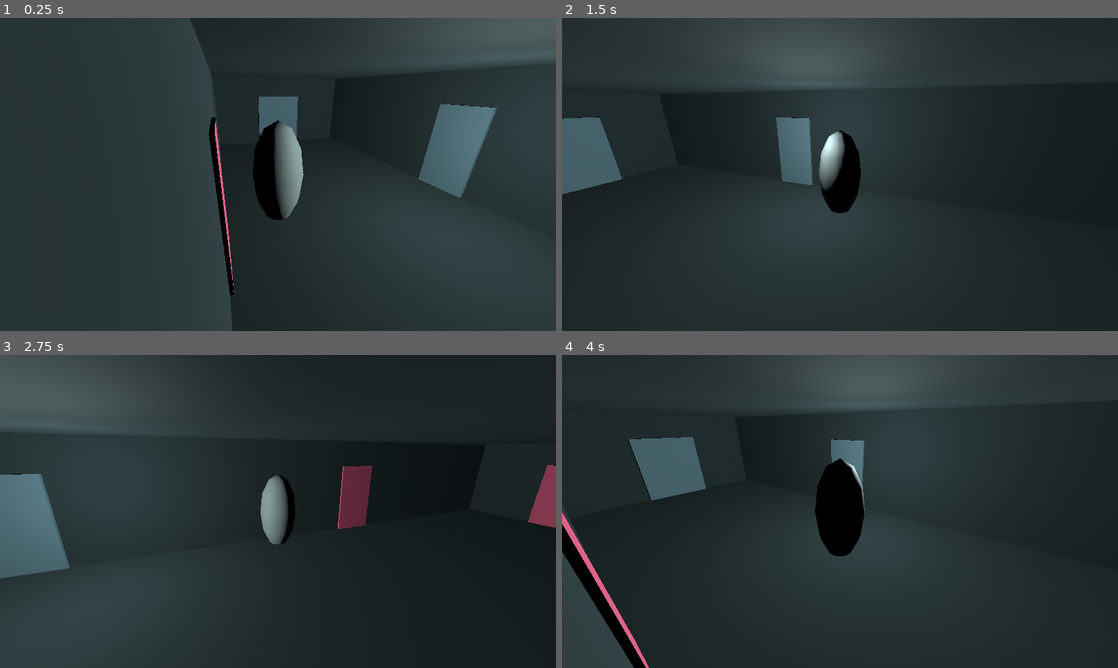
Above: before the commit, frames 1-4 (two rows, left to right).
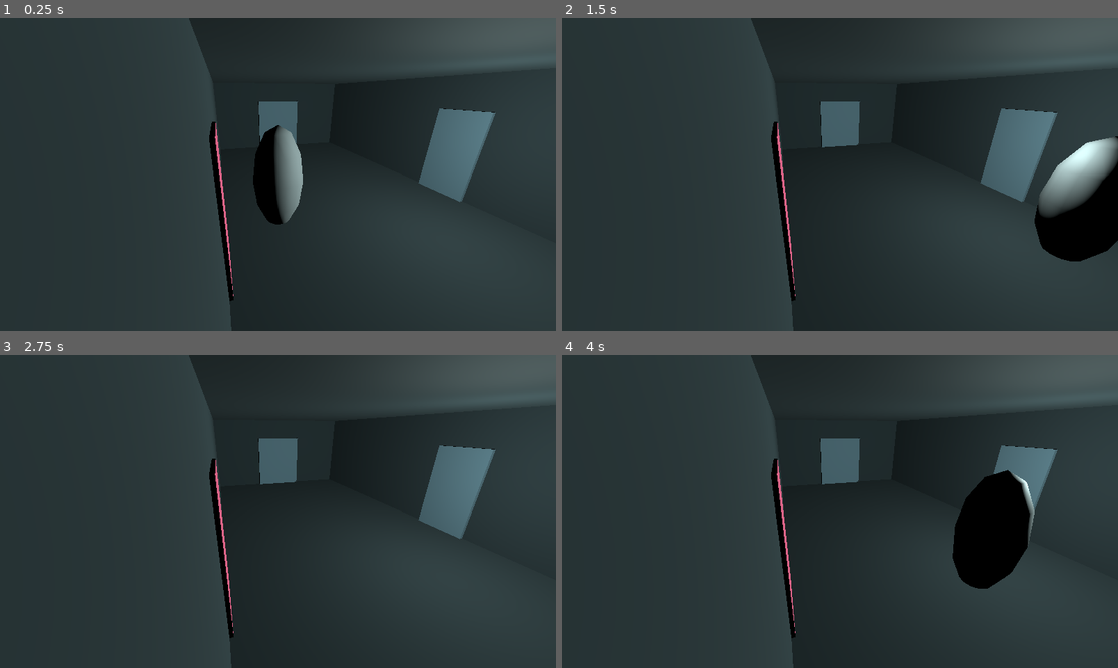
Above: after the commit, the same moments.

Repository: Tyger8540/dress-til-you-drop
Game: Godot game, scene res://scenes/hallway.tscn
Same seed, same stepped clock (60 frames per second), same inputs: the game is played once before the commit and once after it.
Inputs (mouse positions are in pixels of both pictures, inside the frame that each line leads up to):
- Up to frame 1 (0.25 s): no input
- Up to frame 2 (1.5 s): tap Enter (ui_accept) at 0.5, 0.77 s; move the mouse to (962, 158) at 0.52 s; hold D (move_right) 0.53-1.28 s; hold E (interact) 0.53-1.28 s; click (962, 158) at 0.67 s; move the mouse to (728, 190) at 1.27 s; hold S (move_backward) from 1.28 s (still down); tap E (interact) at 1.35 s; click (728, 190) at 1.42 s
- Up to frame 3 (2.75 s): tap Enter (ui_accept) at 1.52 s; move the mouse to (333, 442) at 2.02 s; release S (move_backward) at 2.03 s; hold D (move_right) from 2.03 s (still down); hold E (interact) from 2.03 s (still down); click (333, 442) at 2.17 s
- Up to frame 4 (4 s): move the mouse to (812, 574) at 2.77 s; release D (move_right) at 2.78 s; release E (interact) at 2.78 s; hold W (move_forward) 2.78-3.53 s; tap E (interact) at 2.85 s; click (812, 574) at 2.92 s; tap Enter (ui_accept) at 3.02, 3.77 s; move the mouse to (1006, 558) at 3.52 s; hold A (move_left) from 3.53 s (still down); hold E (interact) from 3.53 s (still down); click (1006, 558) at 3.67 s

The runs differ from the first frame. In frame 1, 1.1% of the frame differs, in the area x 34-100%, y 0-100%; in frame 2, 32%; in frame 3, 36%, in the area x 0-100%, y 0-100%; in frame 4, 24%.

Commit message:
2 Camera Types

Diff:
--- /dev/null
+++ b/dress-til-you-drop/scenes/camera.tscn
@@ -0,0 +1,6 @@
+[gd_scene load_steps=2 format=3 uid="uid://fjyw8xwytxml"]
+
+[ext_resource type="Script" uid="uid://cm5tsyihtd36p" path="res://scripts/camera.gd" id="1_cvpoc"]
+
+[node name="Camera" type="Camera3D"]
+script = ExtResource("1_cvpoc")
--- a/dress-til-you-drop/scenes/hallway.tscn
+++ b/dress-til-you-drop/scenes/hallway.tscn
@@ -1,6 +1,6 @@
 [gd_scene load_steps=29 format=3 uid="uid://drq47eo7tin14"]
 
-[ext_resource type="Script" uid="uid://cm5tsyihtd36p" path="res://scripts/camera_controller.gd" id="1_h81ti"]
+[ext_resource type="Script" uid="uid://cm5tsyihtd36p" path="res://scripts/camera.gd" id="1_h81ti"]
 [ext_resource type="PackedScene" uid="uid://bmd45oqbmm5e" path="res://scenes/player.tscn" id="1_owcqv"]
 [ext_resource type="PackedScene" uid="uid://f6sftetqaoh1" path="res://scenes/interaction_area.tscn" id="1_u7i40"]
 [ext_resource type="PackedScene" uid="uid://cm2b44johy1sv" path="res://scenes/closet.tscn" id="2_3w3tr"]
--- /dev/null
+++ b/dress-til-you-drop/scenes/move_camera.tscn
@@ -0,0 +1,7 @@
+[gd_scene load_steps=2 format=3 uid="uid://cy5lbcl5enw6a"]
+
+[ext_resource type="Script" uid="uid://61du4qifcyxt" path="res://scripts/move_camera.gd" id="1_adqkk"]
+
+[node name="MoveCamera" type="Camera3D"]
+script = ExtResource("1_adqkk")
+metadata/_custom_type_script = "uid://cm5tsyihtd36p"
--- a/dress-til-you-drop/scenes/sample_room.tscn
+++ b/dress-til-you-drop/scenes/sample_room.tscn
@@ -1,8 +1,9 @@
-[gd_scene load_steps=11 format=3 uid="uid://b2qv6wtnbfwv2"]
+[gd_scene load_steps=12 format=3 uid="uid://b2qv6wtnbfwv2"]
 
-[ext_resource type="Script" uid="uid://cm5tsyihtd36p" path="res://scripts/camera_controller.gd" id="1_qleev"]
+[ext_resource type="PackedScene" uid="uid://cy5lbcl5enw6a" path="res://scenes/move_camera.tscn" id="2_1yurb"]
 [ext_resource type="Script" uid="uid://qsno6d2p6op7" path="res://scripts/cam_zone.gd" id="2_ryno3"]
 [ext_resource type="PackedScene" uid="uid://bmd45oqbmm5e" path="res://scenes/player.tscn" id="3_se1vi"]
+[ext_resource type="PackedScene" uid="uid://bm31ye7javi80" path="res://scenes/swivel_camera.tscn" id="4_1yurb"]
 
 [sub_resource type="ProceduralSkyMaterial" id="ProceduralSkyMaterial_o7nab"]
 sky_horizon_color = Color(0.66224277, 0.6717428, 0.6867428, 1)
@@ -38,8 +39,13 @@
 shadow_enabled = true
 
 [node name="Player" parent="." node_paths=PackedStringArray("current_cam") instance=ExtResource("3_se1vi")]
-transform = Transform3D(1, 0, 0, 0, 1, 0, 0, 0, 1, -9.700001, 2.2, 0.5)
-current_cam = NodePath("../Camera3D")
+transform = Transform3D(-0.047565192, 0, 0.9988681, 0, 1, 0, -0.9988681, 0, -0.047565192, -9.700001, 2.2, 0.5)
+current_cam = NodePath("../MoveCamera")
+
+[node name="MoveCamera" parent="." node_paths=PackedStringArray("player") instance=ExtResource("2_1yurb")]
+transform = Transform3D(1, 0, 0, 0, 0.8562671, 0.5165333, 0, -0.5165333, 0.8562671, -9.700001, 4.4000006, 4.7000213)
+cam_axis = 1
+player = NodePath("../Player")
 
 [node name="CameraController" type="Node" parent="."]
 
@@ -47,8 +53,8 @@
 transform = Transform3D(-4.371139e-08, 0, 1, 0, 1, 0, -1, 0, -4.371139e-08, 1.5, 2.5, 0)
 script = ExtResource("2_ryno3")
 player = NodePath("../../Player")
-previous_cam = NodePath("../../Camera3D")
-next_cam = NodePath("../../Camera3D2")
+previous_cam = NodePath("../../SwivelCamera")
+next_cam = NodePath("../../SwivelCamera2")
 
 [node name="CollisionShape3D" type="CollisionShape3D" parent="CameraController/CamZone"]
 shape = SubResource("BoxShape3D_ryno3")
@@ -86,15 +92,12 @@
 use_collision = true
 size = Vector3(51.3, 1, 10.1)
 
-[node name="Camera3D" type="Camera3D" parent="." node_paths=PackedStringArray("player")]
-transform = Transform3D(0.38268346, 0.46193975, -0.8001031, 0, 0.8660254, 0.5, 0.92387956, -0.19134173, 0.33141357, -17.800001, 8.4, 4.5)
-current = true
-script = ExtResource("1_qleev")
+[node name="SwivelCamera" parent="." node_paths=PackedStringArray("player") instance=ExtResource("4_1yurb")]
+transform = Transform3D(0.44278032, 0.507369, -0.73927146, 0, 0.8244999, 0.56586206, 0.8966301, -0.2505526, 0.36507234, -17.800001, 8.4, 4.5)
 player = NodePath("../Player")
 
-[node name="Camera3D2" type="Camera3D" parent="." node_paths=PackedStringArray("player")]
-transform = Transform3D(-2.8734846e-08, 0.7660445, -0.6427875, 3.4244856e-08, 0.6427875, 0.7660445, 1, 3.5527135e-15, -4.4703484e-08, 0.8, 8, 0)
-script = ExtResource("1_qleev")
+[node name="SwivelCamera2" parent="." node_paths=PackedStringArray("player") instance=ExtResource("4_1yurb")]
+transform = Transform3D(-0.047565196, -0.48255175, 0.87457496, 0, 0.87556595, 0.48309857, -0.99886817, 0.022978676, -0.041646466, 0.8, 8, 0)
 player = NodePath("../Player")
 
 [node name="CSGBox3D3" type="CSGBox3D" parent="."]
--- /dev/null
+++ b/dress-til-you-drop/scenes/swivel_camera.tscn
@@ -0,0 +1,7 @@
+[gd_scene load_steps=2 format=3 uid="uid://bm31ye7javi80"]
+
+[ext_resource type="Script" uid="uid://c2pr1lveorgdr" path="res://scripts/swivel_camera.gd" id="1_0n8yc"]
+
+[node name="SwivelCamera" type="Camera3D"]
+script = ExtResource("1_0n8yc")
+metadata/_custom_type_script = "uid://cm5tsyihtd36p"
--- /dev/null
+++ b/dress-til-you-drop/scripts/camera.gd
@@ -0,0 +1,18 @@
+class_name Camera
+extends Camera3D
+
+@export var player: Player
+
+
+# Called when the node enters the scene tree for the first time.
+func _ready() -> void:
+	look_at(player.global_position)
+
+
+# Called every frame. 'delta' is the elapsed time since the previous frame.
+func _physics_process(_delta: float) -> void:
+	pass
+
+
+func set_cam(cam: Camera) -> void:
+	cam.make_current()
--- a/dress-til-you-drop/scripts/camera_controller.gd
+++ /dev/null
@@ -1,25 +0,0 @@
-extends Camera3D
-
-const SWIVEL_SPEED = 5.0
-
-@export var player: Player
-
-
-# Called when the node enters the scene tree for the first time.
-func _ready() -> void:
-	pass # Replace with function body.
-
-
-# Called every frame. 'delta' is the elapsed time since the previous frame.
-func _process(_delta: float) -> void:
-	#rotation = rotation.move_toward(global_position - player.global_position, delta * SWIVEL_SPEED)
-	look_at(player.global_position)
-	player.rotation.y = rotation.y
-
-
-func set_cam(cam: Camera3D) -> void:
-	cam.make_current()
-	#if cam_zone.previous_cam.current:
-		#cam_zone.next_cam.make_current()
-	#else:
-		#cam_zone.previous_cam.make_current()
--- /dev/null
+++ b/dress-til-you-drop/scripts/move_camera.gd
@@ -0,0 +1,50 @@
+class_name MoveCamera
+extends Camera
+
+enum CAM_AXIS { NONE, X, Y, Z, XY, XZ, YZ }
+
+const FOLLOW_SPEED = 2.5
+
+@export var cam_axis: CAM_AXIS
+
+
+# Called when the node enters the scene tree for the first time.
+func _ready() -> void:
+	pass # Replace with function body.
+
+
+# Called every frame. 'delta' is the elapsed time since the previous frame.
+func _physics_process(delta: float) -> void:
+	match cam_axis:
+		CAM_AXIS.X:
+			global_position.x = lerp(global_position.x, player.global_position.x, FOLLOW_SPEED * delta)
+		CAM_AXIS.Y:
+			global_position.y = lerp(global_position.y, player.global_position.y, FOLLOW_SPEED * delta)
+		CAM_AXIS.Z:
+			global_position.z = lerp(global_position.z, player.global_position.z, FOLLOW_SPEED * delta)
+		CAM_AXIS.XY:
+			global_position.x = lerp(global_position.x, player.global_position.x, FOLLOW_SPEED * delta)
+			global_position.y = lerp(global_position.y, player.global_position.y, FOLLOW_SPEED * delta)
+		CAM_AXIS.XZ:
+			global_position.x = lerp(global_position.x, player.global_position.x, FOLLOW_SPEED * delta)
+			global_position.z = lerp(global_position.z, player.global_position.z, FOLLOW_SPEED * delta)
+		CAM_AXIS.YZ:
+			global_position.y = lerp(global_position.y, player.global_position.y, FOLLOW_SPEED * delta)
+			global_position.z = lerp(global_position.z, player.global_position.z, FOLLOW_SPEED * delta)
+		_:
+			pass
+
+
+func set_cam(cam: Camera) -> void:
+	super(cam)
+
+	match cam_axis:
+		CAM_AXIS.X:
+			global_position.x = player.global_position.x
+		CAM_AXIS.Y:
+			global_position.y = player.global_position.y
+		CAM_AXIS.Z:
+			global_position.z = player.global_position.z
+		_:
+			pass
+	look_at(player.global_position)
--- /dev/null
+++ b/dress-til-you-drop/scripts/swivel_camera.gd
@@ -0,0 +1,15 @@
+class_name SwivelCamera
+extends Camera
+
+const SWIVEL_SPEED = 5.0
+
+
+# Called when the node enters the scene tree for the first time.
+func _ready() -> void:
+	pass # Replace with function body.
+
+
+# Called every frame. 'delta' is the elapsed time since the previous frame.
+func _physics_process(_delta: float) -> void:
+	look_at(player.global_position)
+	player.rotation.y = rotation.y
Renamed: dress-til-you-drop/scripts/camera_controller.gd.uid -> dress-til-you-drop/scripts/camera.gd.uid
Not shown, added: dress-til-you-drop/scripts/move_camera.gd.uid
Not shown, added: dress-til-you-drop/scripts/swivel_camera.gd.uid
